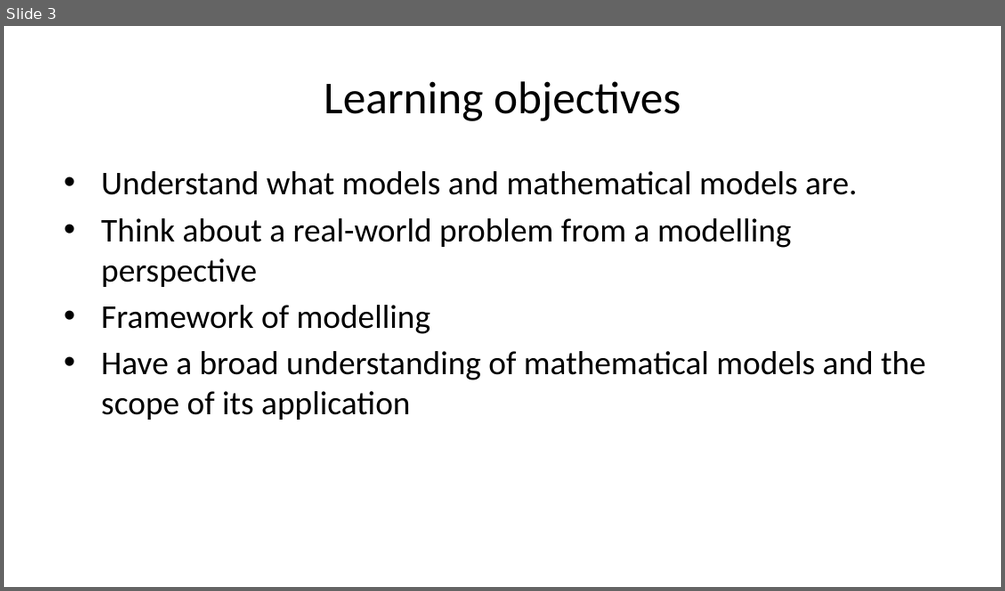
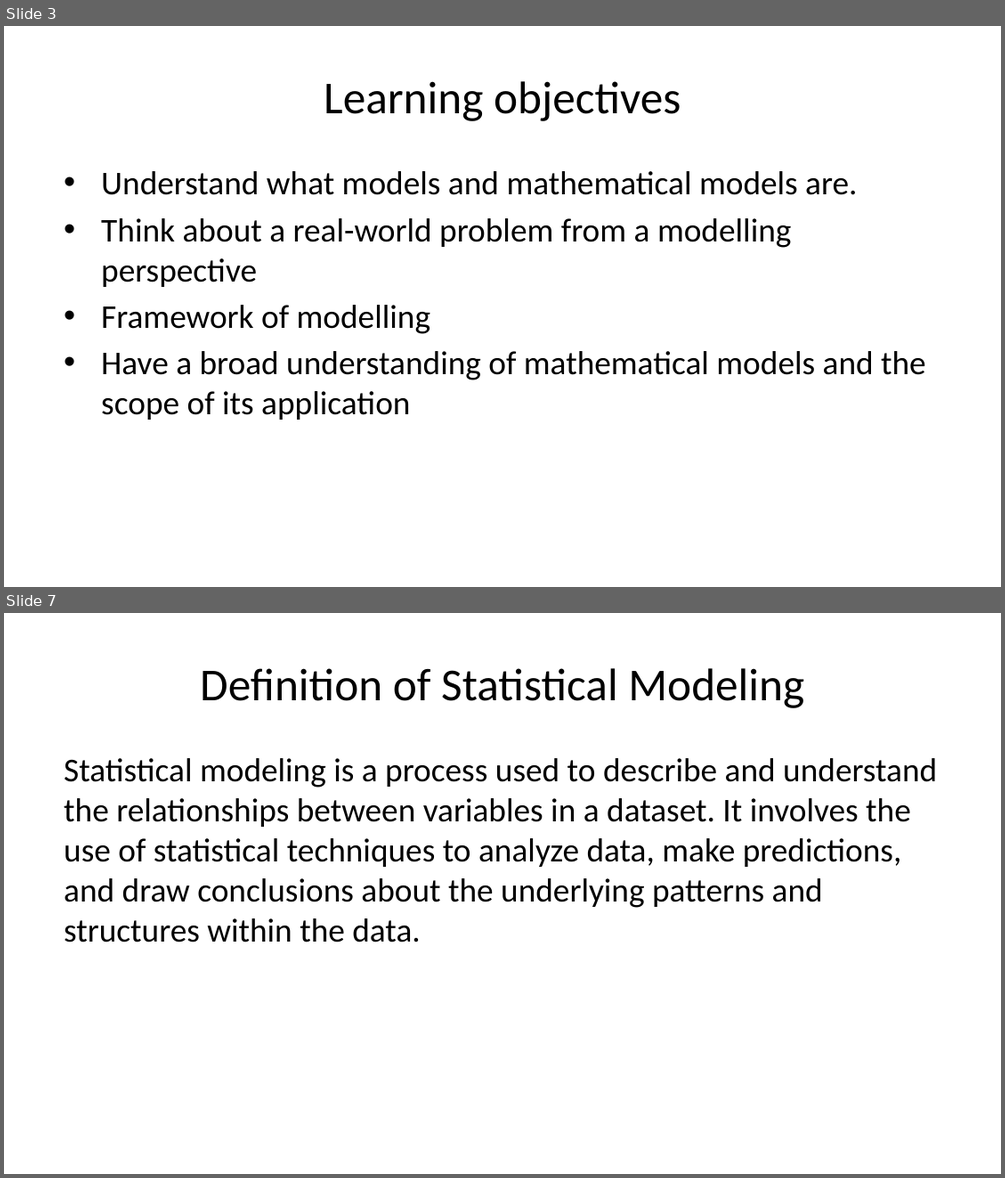
Before and after one commit to joe-alcantara/FP041, a slide deck: week3d.pptx. Shown one above the other, each under a label of ours: slide 3 before the commit, slides 3 and 7 after it; the slides between them are not shown. The pictures are 1005x591 and 1005x1178 pixels, drawn with LibreOffice and Linux fonts; fonts in the diff are those of the drawing. Boxes give left, top, right and bottom in pixels: in the first picture for what was removed or moved away, otherwise in the second. Text is boxed around its words. In the diff, an @@ line names an element or a change of style, - is before the commit and + after.

```diff
--- a/week3d.pptx
+++ b/week3d.pptx
@@ slide 7 added at bbox=[4, 613, 1001, 1174], background #FFFFFF @@
@@ title added at bbox=[200, 668, 804, 708], 33 pt, text #000000 @@
+Definition of Statistical Modeling
@@ text added at bbox=[64, 758, 937, 942], 24 pt, text #000000 @@
+Statistical modeling is a process used to describe and understand the relationships between variables in a dataset. It involves the use of statistical techniques to analyze data, make predictions, and draw conclusions about the underlying patterns and structures within the data.
```
Also in this commit, not shown: 18 other slides added, 1 other file.
